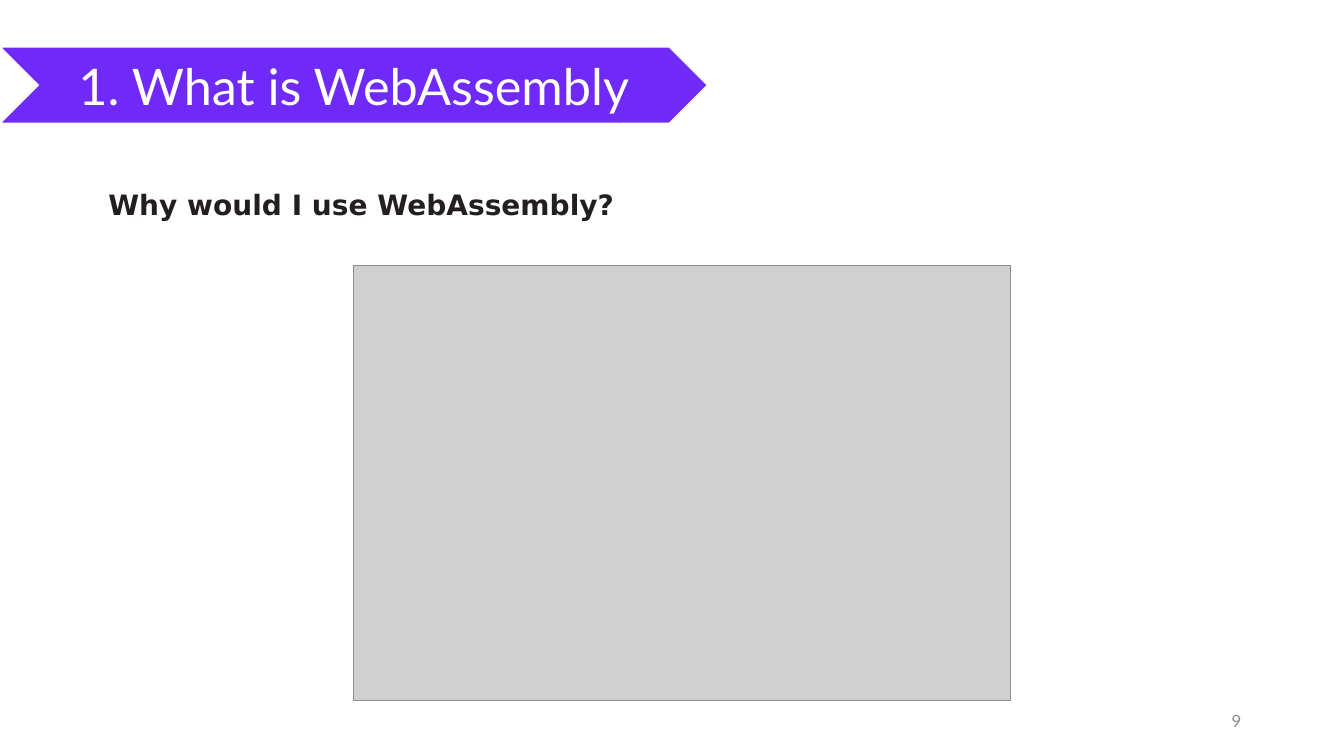
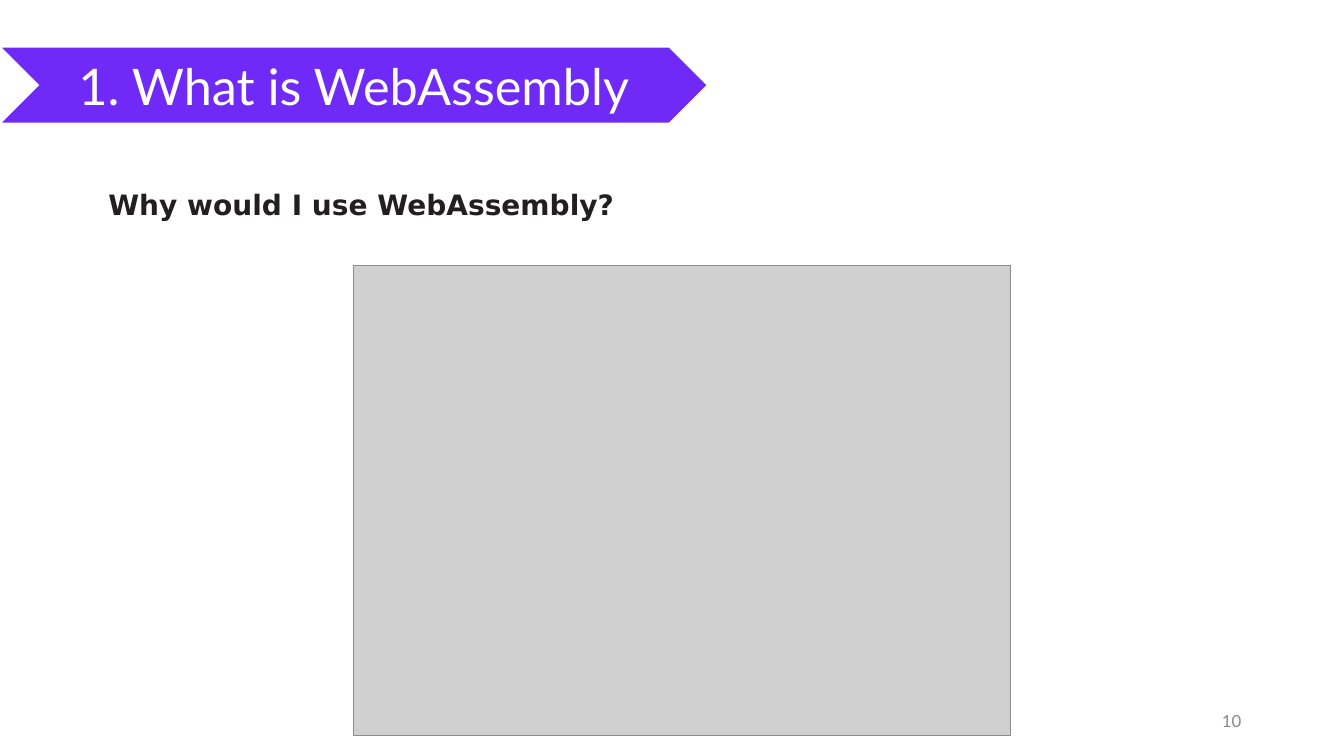
Before and after one commit to nguyenhoanthienit/blazor, a slide deck: slide 10 of Documents/seminar.pptx (slide 9 before the commit). Drawn at 1344x756 pixels with LibreOffice and Linux fonts; fonts in the diff are those of the drawing; grey boxes stand for pictures. Boxes give left, top, right and bottom in pixels: in the first picture for what was removed or moved away, otherwise in the second. Text is boxed around its words. In the diff, an @@ line names an element or a change of style, - is before the commit and + after.

```diff
--- a/Documents/seminar.pptx
+++ b/Documents/seminar.pptx
@@ picture added at (x1=354, y1=266, x2=1011, y2=736) @@
@@ page number at (x1=1222, y1=715, x2=1241, y2=727): text changed @@
-9
+10
```
Also in this commit, not shown: 1 other slide changed, 1 slide added, 7 other files.
